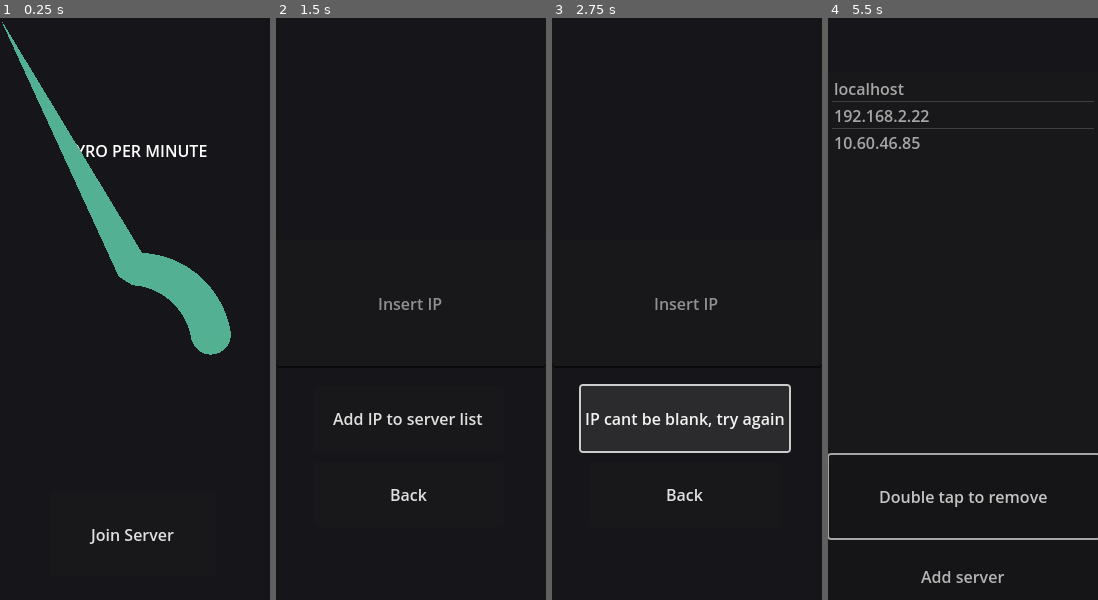
Above: before the commit, frames 1-4 (left to right).
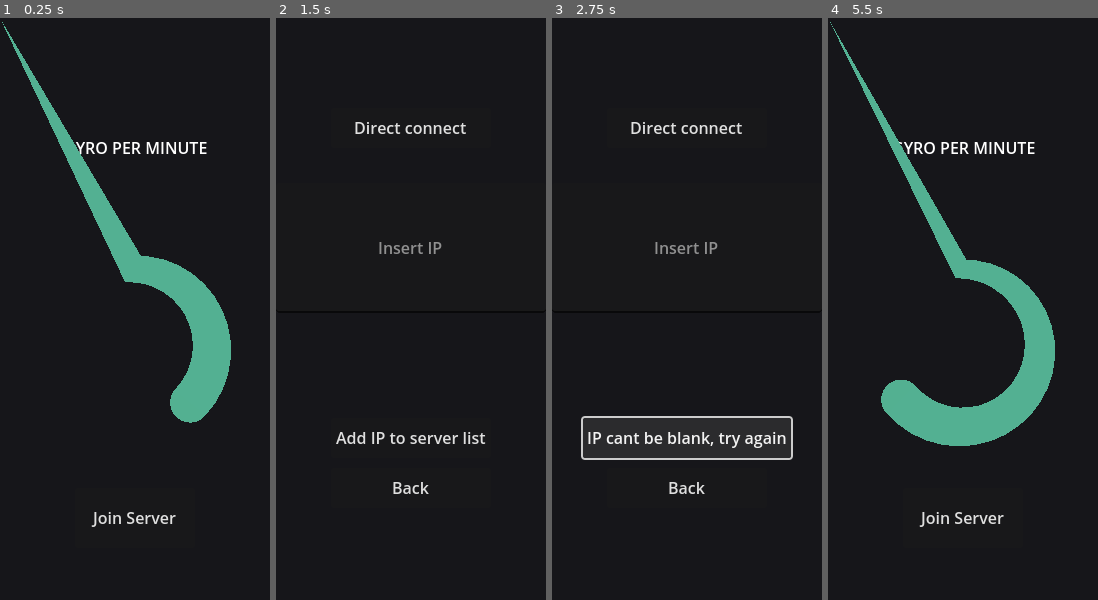
Above: after the commit, the same moments.

Repository: toomcis/GPM-AndroidClient
Game: Godot game, scene res://Scenes/MainMenu.tscn
Same seed, same stepped clock (60 frames per second), same inputs: the game is played once before the commit and once after it.
Inputs (mouse positions are in pixels of both pictures, inside the frame that each line leads up to):
- Up to frame 1 (0.25 s): no input
- Up to frame 2 (1.5 s): click "Join Server" at 0.5 s; click "Add server" at 1.25 s
- Up to frame 3 (2.75 s): click "Add IP to server list" at 2 s
- Up to frame 4 (5.5 s): click "IP cant be blank, try again" at 2.75 s; click "Back" at 3.5 s; click "Remove server" at 4.25 s; click (963, 47) at 5 s, where only the run after the commit has a clickable "Back to main menu"

The runs differ from the first frame. In frame 1, 3.8% of the frame differs, in the area x 1-86%, y 1-91%; in frame 2, 2.1%; in frame 3, 3.6%; in frame 4, 12%, in the area x 0-100%, y 0-98%.

Commit message:
Fixed client, added some more stuff, made UI likable, will be most recent release for a while

Diff:
--- a/Globals.gd
+++ b/Globals.gd
@@ -2,6 +2,8 @@
 
 var connected_IP = null
 var color = Color(1, 1, 1)
+var settingsOpen = false
+var connected = false
 
 func _ready():
 	color = Color(randf(), randf(), randf())
--- a/Scenes/ControllingGUI/MainScreen.tscn
+++ b/Scenes/ControllingGUI/MainScreen.tscn
@@ -15,17 +15,35 @@
 layout_mode = 0
 offset_top = 84.0
 offset_right = 270.0
-offset_bottom = 167.0
+offset_bottom = 164.0
 text = "-----"
 horizontal_alignment = 1
 vertical_alignment = 1
+metadata/_edit_lock_ = true
 
 [node name="Settings" type="Button" parent="."]
 layout_mode = 0
-offset_left = 92.0
-offset_top = 444.0
-offset_right = 170.0
-offset_bottom = 523.0
+offset_left = 95.0
+offset_top = 400.0
+offset_right = 175.0
+offset_bottom = 480.0
 text = "Settings"
+metadata/_edit_lock_ = true
+
+[node name="tester" type="Button" parent="."]
+visible = false
+layout_mode = 0
+offset_left = 74.0
+offset_top = 184.0
+offset_right = 195.0
+offset_bottom = 215.0
+text = "Testing button"
+metadata/_edit_lock_ = true
+
+[node name="Timeout" type="Timer" parent="."]
+wait_time = 5.0
+one_shot = true
 
 [connection signal="pressed" from="Settings" to="." method="_on_settings_pressed"]
+[connection signal="pressed" from="tester" to="." method="_on_tester_pressed"]
+[connection signal="timeout" from="Timeout" to="." method="_timer_timeout"]
--- a/Scenes/ControllingGUI/Settings.tscn
+++ b/Scenes/ControllingGUI/Settings.tscn
@@ -16,7 +16,7 @@
 _data = [Vector2(0, 0), 0.0, 0.0, 0, 0, Vector2(1, 1), 0.0, 0.0, 0, 0]
 point_count = 2
 
-[node name="Settings" type="Control"]
+[node name="MainScreen" type="Control"]
 layout_mode = 3
 anchors_preset = 15
 anchor_right = 1.0
@@ -30,13 +30,14 @@
 anchors_preset = 0
 offset_right = 40.0
 offset_bottom = 40.0
+metadata/_edit_lock_ = true
 
 [node name="ColorPicker" type="ColorPicker" parent="Elements"]
 layout_mode = 0
-offset_left = 15.0
-offset_top = 9.0
-offset_right = 313.0
-offset_bottom = 378.0
+offset_left = 2.0
+offset_top = 35.0
+offset_right = 337.0
+offset_bottom = 405.0
 scale = Vector2(0.8, 0.8)
 edit_alpha = false
 picker_shape = 2
@@ -45,6 +46,7 @@
 color_modes_visible = false
 hex_visible = false
 presets_visible = false
+metadata/_edit_lock_ = true
 
 [node name="Buttons" type="Control" parent="."]
 anchors_preset = 0
@@ -52,51 +54,57 @@
 offset_top = 23.0
 offset_right = 50.0
 offset_bottom = 63.0
+metadata/_edit_lock_ = true
 
 [node name="ChangeColor" type="Button" parent="Buttons"]
 layout_mode = 0
 offset_left = 63.0
-offset_top = 26.0
-offset_right = 175.0
-offset_bottom = 89.0
+offset_top = 40.0
+offset_right = 183.0
+offset_bottom = 100.0
 text = "Change Color"
+metadata/_edit_lock_ = true
 
 [node name="Disconnect" type="Button" parent="Buttons"]
 layout_mode = 0
-offset_left = 64.0
-offset_top = 100.0
-offset_right = 176.0
-offset_bottom = 163.0
+offset_left = 63.0
+offset_top = 120.0
+offset_right = 183.0
+offset_bottom = 180.0
 text = "Disconnect"
+metadata/_edit_lock_ = true
 
 [node name="BackButton" type="Button" parent="."]
 layout_mode = 0
-offset_left = 76.0
-offset_top = 521.0
-offset_right = 178.0
-offset_bottom = 585.0
+offset_left = 85.0
+offset_top = 500.0
+offset_right = 185.0
+offset_bottom = 550.0
 text = "Back"
+metadata/_edit_lock_ = true
 
 [node name="Confirm" type="Button" parent="."]
 visible = false
 layout_mode = 0
 offset_left = 45.0
-offset_top = 32.0
-offset_right = 219.0
-offset_bottom = 123.0
+offset_top = 30.0
+offset_right = 225.0
+offset_bottom = 120.0
 text = "Are you sure?"
+metadata/_edit_lock_ = true
 
 [node name="Yes" type="Button" parent="Confirm"]
 layout_mode = 0
-offset_left = 29.0
-offset_top = 406.0
-offset_right = 131.0
-offset_bottom = 470.0
+offset_left = 40.0
+offset_top = 120.0
+offset_right = 140.0
+offset_bottom = 170.0
 text = "Confirm"
+metadata/_edit_lock_ = true
 
 [node name="Player" type="Node2D" parent="."]
-position = Vector2(127, 396)
-scale = Vector2(40, 40)
+position = Vector2(135, 415)
+scale = Vector2(30, 30)
 
 [node name="PlayerMesh" type="MeshInstance2D" parent="Player"]
 position = Vector2(-3.72529e-09, -1.975)
@@ -106,7 +114,7 @@
 [node name="Trail" type="Line2D" parent="Player/PlayerMesh"]
 top_level = true
 points = PackedVector2Array(2.38419e-07, 0.0500002)
-width = 40.0
+width = 30.0
 width_curve = SubResource("Curve_la4sr")
 script = ExtResource("2_la4sr")
 
--- a/Scenes/ControllingGUI/main_screen.gd
+++ b/Scenes/ControllingGUI/main_screen.gd
@@ -1,49 +1,68 @@
 extends Control
 
-var PastGyro = Vector3.ZERO
 var PORT = 7183
 var multiplayer_peer = ENetMultiplayerPeer.new()
+var TimeoutTime
 
 
 func _ready() -> void:
+	if not Globals.settingsOpen:
+		$Label.text = "Connecting to ip: " + Globals.connected_IP
+		var err = multiplayer_peer.create_client(str(Globals.connected_IP), PORT)
+		if err != OK:
+			pass
+		else:
+			multiplayer.multiplayer_peer = multiplayer_peer
+			$Label.text = "Establishing connection ..."
+			$Timeout.start()
+			await get_tree().create_timer(1).timeout
+			send_print.rpc_id(1)
+			sentPlayerColor.rpc_id(1, Globals.color)
+	elif Globals.settingsOpen:
+		pass
+
 	set_process(true)
-	await get_tree().create_timer(5).timeout
-	connectToServer()
-
-func connectToServer():
-	$Label.text = "Connecting to ip: " + Globals.connected_IP
-	var err = multiplayer_peer.create_client(str(Globals.connected_IP), PORT)
-	if err != OK:
-		pass
-	else:
-		multiplayer.multiplayer_peer = multiplayer_peer
-		await get_tree().create_timer(1).timeout
-		send_print.rpc_id(1)
-		$Label.text = "Establishing connection ..."
-		sentPlayerColor.rpc_id(1, Globals.color)
 
 @rpc("any_peer")
 func send_print():
 	pass
 
 @rpc("any_peer")
-func send_gyro(Gyro):
+func send_gyro(_Gyro):
 	pass
 
-@rpc("any_peer")
-func recieveInformation(information):
+@rpc("authority")
+func getInfo(information):
+	if information == "Established connection!":
+		if OS.get_name() != "Android":
+			$tester.visible = true
+		Globals.connected = true
 	$Label.text = information
 
 @rpc("any_peer")
-func sentPlayerColor(color):
+func sentPlayerColor(_color):
 	pass
 
 
-func _process(delta: float) -> void:
-	var Gyro = Input.get_gyroscope()
-	$Label.text = str(Gyro)
+
+func _on_settings_pressed() -> void:
+	Globals.settingsOpen = true
+	if not Globals.connected:
+		get_tree().change_scene_to_file("res://Scenes/MainMenu.tscn")
+	else:
+		get_tree().change_scene_to_file("res://Scenes/ControllingGUI/Settings.tscn")
+
+func _process(_delta: float) -> void:
+	if OS.get_name() == "Android":
+		var Gyro = Input.get_gyroscope()
+		send_gyro.rpc_id(1, Gyro)
+
+func _on_tester_pressed() -> void:
+	var Gyro = Vector3(randi_range(-5, 5), randi_range(-5, 5), randi_range(-5, 5))
 	send_gyro.rpc_id(1, Gyro)
 
 
-func _on_settings_pressed() -> void:
-	get_tree().change_scene_to_file("res://Scenes/ControllingGUI/Settings.tscn")
+func _timer_timeout() -> void:
+	if not Globals.connected:
+		$Label.text = "Connection timed out!"
+		$Settings.text = "Main Menu"
--- a/Scenes/ControllingGUI/settings.gd
+++ b/Scenes/ControllingGUI/settings.gd
@@ -4,26 +4,38 @@
 
 
 func _ready() -> void:
+	#multiplayer.set_root_node(self)
 	updatePlayerColor()
 
 
 func _process(delta: float) -> void:
 	$Player.rotation = rotationOfPlayer
-	rotationOfPlayer += 0.1
+	rotationOfPlayer += 10 * delta
 
 
 func updatePlayerColor():
 	$Player/PlayerMesh.texture.gradient.set_color(0, Globals.color)
 	$Player/PlayerMesh/Trail.default_color = Globals.color
-	sentPlayerColor.rpc_id(1, Globals.color)
+	sentPlayerColor.rpc(Globals.color)
 
-@rpc
-func sentPlayerColor():
+@rpc("any_peer")
+func sentPlayerColor(_color):
+	pass
+
+@rpc("authority")
+func getInfo(_information):
+	pass
+
+@rpc("any_peer")
+func send_gyro(_GyroData):
+	pass
+
+@rpc("any_peer")
+func send_print():
 	pass
 
 func _on_color_picker_color_changed(color: Color) -> void:
 	Globals.color = color
-	print("Changed color to: " + str(Globals.color))
 	updatePlayerColor()
 
 
@@ -52,6 +64,9 @@
 
 func _on_yes_pressed() -> void:
 	Globals.connected_IP = null
+	Globals.settingsOpen = false
+	if multiplayer.connected_to_server:
+		multiplayer.multiplayer_peer.disconnect_peer(1)
 	get_tree().change_scene_to_file("res://Scenes/ServerSelect/ServerSelectScreen.tscn")
 
 
--- a/Scenes/ControllingGUI/trail.gd
+++ b/Scenes/ControllingGUI/trail.gd
@@ -1,6 +1,6 @@
 extends Line2D
 
-func _process(delta: float) -> void:
+func _process(_delta: float) -> void:
 	add_point(get_parent().global_position)
 	if points.size() > 30:
 		remove_point(0)
--- a/Scenes/MainMenu.tscn
+++ b/Scenes/MainMenu.tscn
@@ -28,20 +28,22 @@
 [node name="Label" type="Label" parent="."]
 layout_mode = 0
 offset_left = 1.0
-offset_top = 71.0
-offset_right = 272.0
-offset_bottom = 194.0
+offset_top = 70.0
+offset_right = 271.0
+offset_bottom = 190.0
 text = "GYRO PER MINUTE"
 horizontal_alignment = 1
 vertical_alignment = 1
+metadata/_edit_lock_ = true
 
 [node name="Start" type="Button" parent="."]
 layout_mode = 0
-offset_left = 50.0
-offset_top = 474.0
-offset_right = 216.0
-offset_bottom = 559.0
+offset_left = 75.0
+offset_top = 470.0
+offset_right = 195.0
+offset_bottom = 530.0
 text = "Join Server"
+metadata/_edit_lock_ = true
 
 [node name="Player" type="Node2D" parent="."]
 position = Vector2(133, 330)
--- a/Scenes/ServerSelect/ServerAdd.tscn
+++ b/Scenes/ServerSelect/ServerAdd.tscn
@@ -17,12 +17,14 @@
 anchor_top = 0.5
 anchor_right = 1.0
 anchor_bottom = 0.5
-offset_top = -79.0
-offset_bottom = 50.0
+offset_top = -135.0
+offset_bottom = -5.0
 grow_horizontal = 2
 grow_vertical = 2
 placeholder_text = "Insert IP"
 alignment = 1
+emoji_menu_enabled = false
+metadata/_edit_lock_ = true
 
 [node name="AddButton" type="Button" parent="."]
 layout_mode = 1
@@ -31,13 +33,14 @@
 anchor_top = 0.5
 anchor_right = 0.5
 anchor_bottom = 0.5
-offset_left = -98.0
-offset_top = 68.0
-offset_right = 93.0
-offset_bottom = 133.0
+offset_left = -80.0
+offset_top = 100.0
+offset_right = 80.0
+offset_bottom = 140.0
 grow_horizontal = 2
 grow_vertical = 2
 text = "Add IP to server list"
+metadata/_edit_lock_ = true
 
 [node name="Back" type="Button" parent="."]
 layout_mode = 1
@@ -46,13 +49,31 @@
 anchor_top = 0.5
 anchor_right = 0.5
 anchor_bottom = 0.5
-offset_left = -98.0
-offset_top = 144.0
-offset_right = 93.0
-offset_bottom = 209.0
+offset_left = -80.0
+offset_top = 150.0
+offset_right = 80.0
+offset_bottom = 190.0
 grow_horizontal = 2
 grow_vertical = 2
 text = "Back"
+metadata/_edit_lock_ = true
+
+[node name="Direct" type="Button" parent="."]
+layout_mode = 1
+anchors_preset = 8
+anchor_left = 0.5
+anchor_top = 0.5
+anchor_right = 0.5
+anchor_bottom = 0.5
+offset_left = -80.0
+offset_top = -210.0
+offset_right = 80.0
+offset_bottom = -170.0
+grow_horizontal = 2
+grow_vertical = 2
+text = "Direct connect"
+metadata/_edit_lock_ = true
 
 [connection signal="pressed" from="AddButton" to="." method="_on_add_button_pressed"]
 [connection signal="pressed" from="Back" to="." method="_on_back_pressed"]
+[connection signal="pressed" from="Direct" to="." method="_on_direct_pressed"]
--- a/Scenes/ServerSelect/ServerSelect.gd
+++ b/Scenes/ServerSelect/ServerSelect.gd
@@ -12,17 +12,19 @@
 	load_ips(true)
 	set_process(true)
 
-func load_ips(first_started):
+func load_ips(_first_started):
 	var file = FileAccess.open("res://ips.txt", FileAccess.READ)
 	storedIPs = []
 	storedIPs = file.get_as_text().split("\n")
 	storedIPs.resize(storedIPs.size() - 1)
 	file.close()
+	storedIPs = []
 
-	if first_started:
-		ServerList.remove_item(0)
-	else:
-		ServerList.clear()
+
+	#if first_started:
+		#ServerList.remove_item(0)
+	#else:
+		#ServerList.clear()
 
 	for ip in storedIPs:
 		ServerList.add_item(ip)
@@ -35,37 +37,34 @@
 	pass
 
 @rpc("any_peer")
-func send_gyro(Gyro):
+func send_gyro(_Gyro):
 	pass
-
-
-func _process(delta: float) -> void:
-	var Gyro = Input.get_gyroscope()
-	send_gyro.rpc_id(1, Gyro)
-
 
 
 func _on_serveradd_button_pressed() -> void:
 	get_tree().change_scene_to_file("res://Scenes/ServerSelect/ServerAdd.tscn")
 
 func _on_server_list_item_activated(index: int) -> void:
-	if not Removing:
-		var SelectedIP = $ServerList.get_item_text(index)
-		Globals.connected_IP = SelectedIP
-		print("Connecting to " + Globals.connected_IP)
-		get_tree().change_scene_to_file("res://Scenes/ControllingGUI/MainScreen.tscn")
+	if $ServerList.get_item_text(index) == "directConnect via addServer":
+		pass
 	else:
-		var file = FileAccess.open("res://ips.txt", FileAccess.WRITE)
-		if file:
-			for ip in storedIPs:
-				if ip == storedIPs[index]:
-					print("Removed ip")
-				else:
-					file.store_line(ip)
-			file.close()
-			load_ips(false)
-			Removing = false
-			$RemoveButton.text = "Remove server"
+		if not Removing:
+			var SelectedIP = $ServerList.get_item_text(index)
+			Globals.connected_IP = SelectedIP
+			print("Connecting to " + Globals.connected_IP)
+			get_tree().change_scene_to_file("res://Scenes/ControllingGUI/MainScreen.tscn")
+		else:
+			var file = FileAccess.open("res://ips.txt", FileAccess.WRITE)
+			if file:
+				for ip in storedIPs:
+					if ip == storedIPs[index]:
+						print("Removed ip")
+					else:
+						file.store_line(ip)
+				file.close()
+				load_ips(false)
+				Removing = false
+				$RemoveButton.text = "Remove server"
 
 
 func _on_remove_button_pressed() -> void:
@@ -75,3 +74,7 @@
 	else:
 		Removing = true
 		$RemoveButton.text = "Double tap to remove"
+
+
+func _on_back_pressed() -> void:
+	get_tree().change_scene_to_file("res://Scenes/MainMenu.tscn")
--- a/Scenes/ServerSelect/ServerSelectScreen.tscn
+++ b/Scenes/ServerSelect/ServerSelectScreen.tscn
@@ -16,12 +16,14 @@
 anchors_preset = 15
 anchor_right = 1.0
 anchor_bottom = 1.0
-offset_top = 53.0
-offset_bottom = -164.0
+offset_top = 60.0
+offset_bottom = -120.0
 grow_horizontal = 2
 grow_vertical = 2
+allow_search = false
 item_count = 1
-item_0/text = "ERROR LOADING IP FROM FILE"
+item_0/text = "directConnect via addServer"
+metadata/_edit_lock_ = true
 
 [node name="AddButton" type="Button" parent="."]
 modulate = Color(0.808998, 0.808998, 0.808998, 1)
@@ -31,10 +33,11 @@
 anchor_top = 1.0
 anchor_right = 1.0
 anchor_bottom = 1.0
-offset_top = -83.0
+offset_top = -60.0
 grow_horizontal = 2
 grow_vertical = 0
 text = "Add server"
+metadata/_edit_lock_ = true
 
 [node name="RemoveButton" type="Button" parent="."]
 modulate = Color(0.808998, 0.808998, 0.808998, 1)
@@ -44,14 +47,32 @@
 anchor_top = 1.0
 anchor_right = 1.0
 anchor_bottom = 1.0
-offset_left = 1.0
-offset_top = -163.0
-offset_right = 1.0
-offset_bottom = -80.0
+offset_top = -120.0
+offset_bottom = -60.0
 grow_horizontal = 2
 grow_vertical = 0
 text = "Remove server"
+metadata/_edit_lock_ = true
+
+[node name="Back" type="Button" parent="."]
+modulate = Color(0.808998, 0.808998, 0.808998, 1)
+top_level = true
+layout_mode = 1
+anchors_preset = 12
+anchor_top = 1.0
+anchor_right = 1.0
+anchor_bottom = 1.0
+offset_left = 1.0
+offset_top = -600.0
+offset_right = 1.0
+offset_bottom = -540.0
+grow_horizontal = 2
+grow_vertical = 0
+text = "Back to main menu
+"
+metadata/_edit_lock_ = true
 
 [connection signal="item_activated" from="ServerList" to="." method="_on_server_list_item_activated"]
 [connection signal="pressed" from="AddButton" to="." method="_on_serveradd_button_pressed"]
 [connection signal="pressed" from="RemoveButton" to="." method="_on_remove_button_pressed"]
+[connection signal="pressed" from="Back" to="." method="_on_back_pressed"]
--- a/Scenes/ServerSelect/server_add.gd
+++ b/Scenes/ServerSelect/server_add.gd
@@ -36,3 +36,8 @@
 
 func _on_back_pressed() -> void:
 	get_tree().change_scene_to_file("res://Scenes/ServerSelect/ServerSelectScreen.tscn")
+
+
+func _on_direct_pressed() -> void:
+	Globals.connected_IP = addIPField.text
+	get_tree().change_scene_to_file("res://Scenes/ControllingGUI/MainScreen.tscn")
--- a/Scenes/main_menu.gd
+++ b/Scenes/main_menu.gd
@@ -11,7 +11,7 @@
 
 func _process(delta: float) -> void:
 	$Player.rotation = rotationOfPlayer
-	rotationOfPlayer += 0.1
+	rotationOfPlayer += 10 * delta
 
 func updatePlayerColor():
 	$Player/PlayerMesh.texture.gradient.set_color(0, Globals.color)
--- a/project.godot
+++ b/project.godot
@@ -14,7 +14,6 @@
 run/main_scene="uid://nih58djqw0gt"
 config/features=PackedStringArray("4.4", "Mobile")
 boot_splash/bg_color=Color(0.0862745, 0.0862745, 0.101961, 1)
-config/icon="res://icon.svg"
 
 [autoload]
 
Not shown, changed: export_presets.cfg
Not shown, changed: ips.txt
Not shown, added: APKs/GPM-MainV1.apk
Not shown, added: APKs/GPM-MainV1.apk.idsig
Not shown, added: APKs/GPMv7.apk
Not shown, added: APKs/GPMv7.apk.idsig
